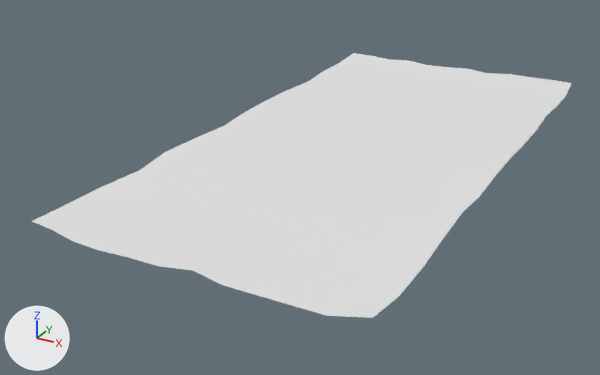
An edit to the FBX model Project Cleaning/Assets/3D Model/Environment/paper.fbx, drawn before and after from the same camera.
Rendered twice from a 50 mm camera at (2.0, -4.37, 1.79) aimed at (-0.25, -0.27, -0.26). Lighting does not change. The marker at lower left points along +X, +Y and +Z. The older version comes first.
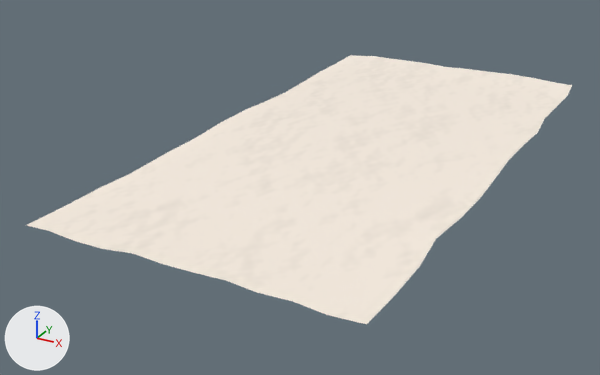
Diff of the bpy script that builds the scene:
```diff
--- a/Project Cleaning/Assets/3D Model/Environment/paper.fbx.py
+++ b/Project Cleaning/Assets/3D Model/Environment/paper.fbx.py
@@ img_paper1_png @@
+img_paper1_png = load_image('Paper1.png', '_unpacked/Paper1.png', 2928, 5088, 'sRGB')
@@ mat_paper_material @@
 mat_paper_material = principled_material('Paper_material')
-mat_paper_material.base_color = (0.8, 0.8, 0.8)  # white #e7e7e7
+mat_paper_material.texture = img_paper1_png  # with its transparency
@@ me_cube_001 @@
 me_cube_001.from_pydata(...)  # 168 vertices, 143 faces; spans x -0.93..0.93, y -1.86..1.88, z 0.0..0.02
 # used by ob_cube; location = (0.0, 0.0, 0.0); rotation_euler = (0.0, 0.0, -3.142), in degrees (0, 0, -180)
-me_cube_001.vertices[38].co = (0.88, 1.0, 0.0)  # pixel (139, 170)
-me_cube_001.vertices[41].co = (0.88, 0.14, 0.0)  # pixel (224, 125)
+# me_cube_001 part 1
+me_cube_001.vertices[38].co = (0.9, 1.0, 0.0)  # pixel (545, 118)
+# me_cube_001 part 2
+me_cube_001.vertices[41].co = (0.9, 0.14, 0.0)  # pixel (508, 160)
 me_cube_001.materials.append(mat_paper_material)
@@ ob_cube @@
 ob_cube.location = (0.0, 0.0, 0.0)
-ob_cube.rotation_euler = (0.0, 0.0, -3.142)  # degrees (0, 0, -180)
```

Boxes [x1, y1, x2, y2] around the edits, measured in the pictures (600 x 375 px; the box of a moved part takes in the faces that stretch with it):
'Cube', surface changed, reshaped, turned: before [32, 53, 572, 318]; after [27, 55, 572, 324]
part 1 of me_cube_001, moved or reshaped: before [102, 152, 188, 193]; after [510, 103, 556, 132]
part 2 of me_cube_001, moved or reshaped: before [195, 113, 265, 143]; after [467, 141, 523, 178]
